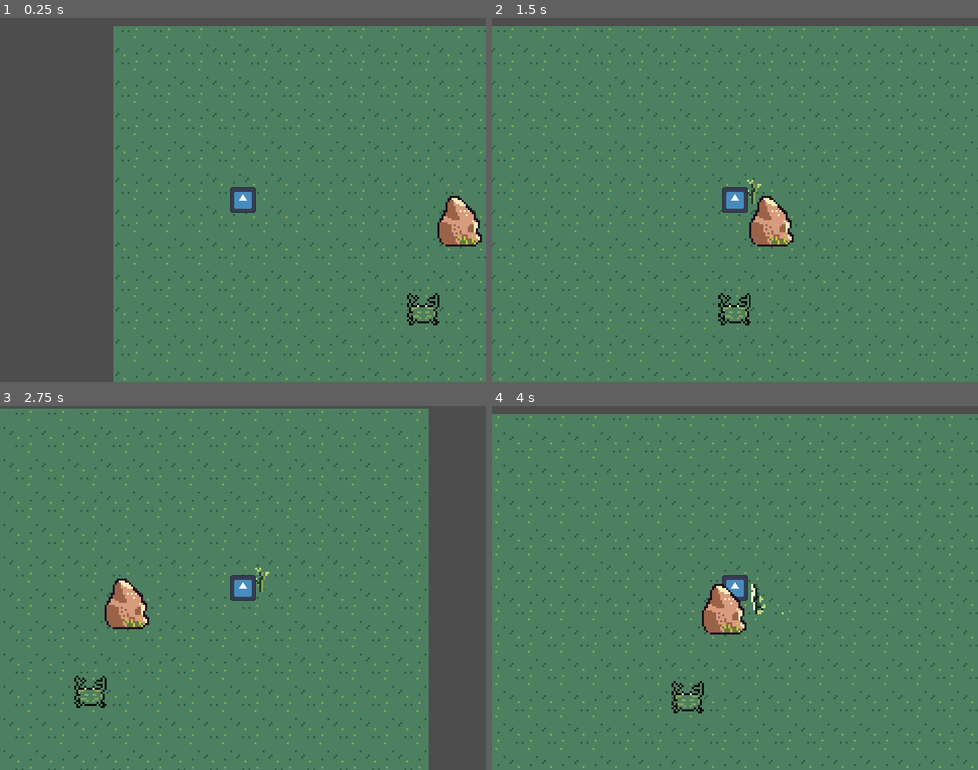
Above: before the commit, frames 1-4 (two rows, left to right).
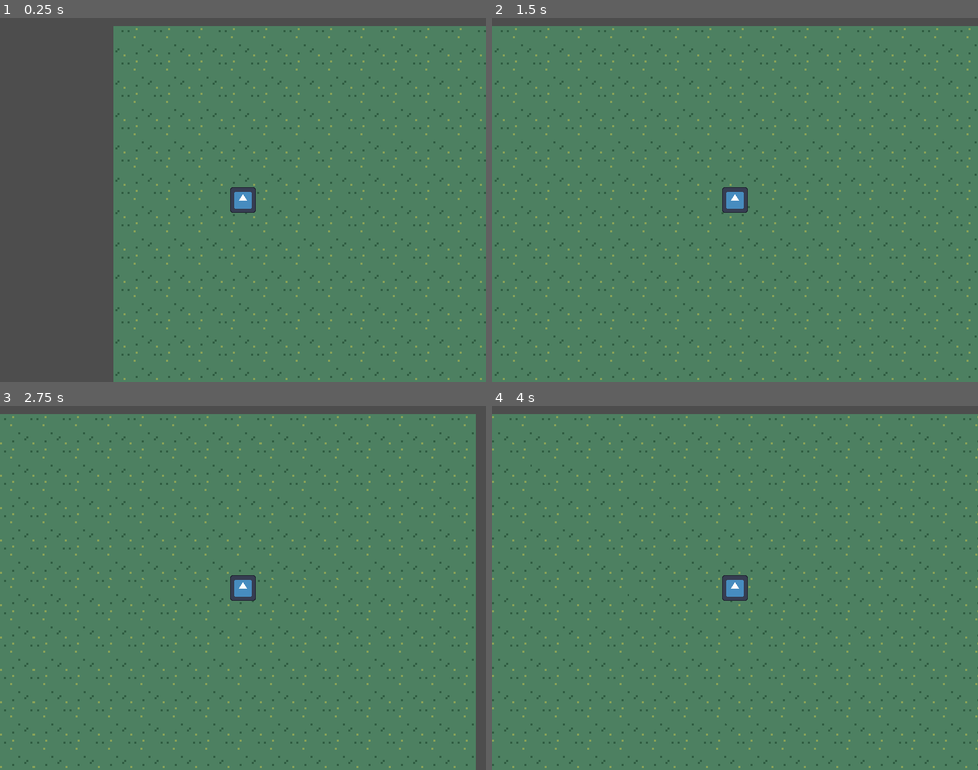
Above: after the commit, the same moments.

Repository: michaelwiest/godot-noah-game
Game: Godot game, scene res://scenes/main.tscn
Two runs of this game, one before a commit and one after it. Both use one fixed random seed, a clock stepped at 60 frames per second and the inputs below. The engine's default icon, where the game draws it, is replaced by a stand-in: a white triangle on a blue panel in a dark square.
Inputs (mouse positions are in pixels of both pictures, inside the frame that each line leads up to):
- Up to frame 1 (0.25 s): no input
- Up to frame 2 (1.5 s): tap Enter (ui_accept) at 0.5, 0.6, 0.77, 1.07 s; move the mouse to (841, 181) at 0.52 s; hold Right (ui_right) 0.53-1.25 s; click (841, 181) at 0.67 s; drag from (637, 218) to (735, 200) at 1.27 s
- Up to frame 3 (2.75 s): tap Enter (ui_accept) at 2, 2.1 s; move the mouse to (291, 507) at 2.02 s; hold Right (ui_right) from 2.03 s (still down)
- Up to frame 4 (4 s): release Right (ui_right) at 2.75 s; drag from (710, 660) to (749, 577) at 2.77 s; tap Enter (ui_accept) at 3.5, 3.6, 3.77 s; move the mouse to (880, 642) at 3.52 s; hold Left (ui_left) from 3.53 s (still down)

The runs differ from the first frame. In frame 1, 1.2% of the frame differs, in the area x 83-100%, y 48-85%; in frame 2, 8.0%; in frame 3, 18%, in the area x 0-98%, y 0-100%; in frame 4, 7.4%.
Error after the commit: Parse Error: Could not find type "WeaponData" in the current scope. (res://scripts/core/Weapon.gd:4)

Commit message:
Single weapon working. Attack array broken

Diff:
--- a/game/scenes/core/Weapon.tscn
+++ b/game/scenes/core/Weapon.tscn
@@ -1,35 +1,6 @@
-[gd_scene load_steps=5 format=3 uid="uid://coq3fu840y45p"]
+[gd_scene load_steps=2 format=3 uid="uid://coq3fu840y45p"]
 
 [ext_resource type="Script" path="res://scripts/core/Weapon.gd" id="1_hynss"]
-[ext_resource type="PackedScene" uid="uid://uieln8qom7qa" path="res://scenes/core/boxes/hitbox.tscn" id="2_wp53t"]
-
-[sub_resource type="Animation" id="Animation_sw41b"]
-resource_name = "use"
-
-[sub_resource type="AnimationLibrary" id="AnimationLibrary_m3s6k"]
-_data = {
-"use": SubResource("Animation_sw41b")
-}
 
 [node name="Weapon" type="Node2D"]
 script = ExtResource("1_hynss")
-
-[node name="HeldHitbox" parent="." instance=ExtResource("2_wp53t")]
-
-[node name="HeldSprite" type="Sprite2D" parent="."]
-
-[node name="UseAnimation" type="AnimationPlayer" parent="."]
-libraries = {
-"": SubResource("AnimationLibrary_m3s6k")
-}
-
-[node name="Marker2D" type="Marker2D" parent="."]
-
-[node name="UseHitbox" parent="Marker2D" instance=ExtResource("2_wp53t")]
-
-[node name="UseSprite" type="Sprite2D" parent="."]
-
-[connection signal="apply_damage_signal" from="HeldHitbox" to="." method="_on_held_hitbox_apply_damage_signal"]
-[connection signal="apply_knockback_signal" from="HeldHitbox" to="." method="_on_held_hitbox_apply_knockback_signal"]
-[connection signal="apply_damage_signal" from="Marker2D/UseHitbox" to="." method="_on_use_hitbox_apply_damage_signal"]
-[connection signal="apply_knockback_signal" from="Marker2D/UseHitbox" to="." method="_on_use_hitbox_apply_knockback_signal"]
--- a/game/scenes/enemies/crab/Crab.tscn
+++ b/game/scenes/enemies/crab/Crab.tscn
@@ -3,7 +3,7 @@
 [ext_resource type="PackedScene" uid="uid://drt7464ggh317" path="res://scenes/enemies/Enemy.tscn" id="1_xu68e"]
 [ext_resource type="Shader" path="res://shaders/blink_white.gdshader" id="2_db7b7"]
 [ext_resource type="Texture2D" uid="uid://dp53enc6h0tyk" path="res://assets/animals/crab.png" id="2_lj56k"]
-[ext_resource type="PackedScene" uid="uid://coq3fu840y45p" path="res://scenes/core/weapon.tscn" id="4_kj0yl"]
+[ext_resource type="PackedScene" uid="uid://coq3fu840y45p" path="res://scenes/core/Weapon.tscn" id="4_kj0yl"]
 
 [sub_resource type="ShaderMaterial" id="ShaderMaterial_o2ce5"]
 resource_local_to_scene = true
--- a/game/scenes/environment/rock.tscn
+++ b/game/scenes/environment/rock.tscn
@@ -12,6 +12,8 @@
 texture = ExtResource("1_dk76p")
 
 [node name="StaticBody2D" type="StaticBody2D" parent="."]
+collision_layer = 4
+collision_mask = 0
 
 [node name="CollisionShape2D" type="CollisionShape2D" parent="StaticBody2D"]
 position = Vector2(0, 4)
--- a/game/scenes/main.tscn
+++ b/game/scenes/main.tscn
@@ -2,10 +2,10 @@
 
 [ext_resource type="Script" path="res://scripts/World.gd" id="1_cky74"]
 [ext_resource type="PackedScene" uid="uid://yvhrt3r6aggi" path="res://scenes/player/player.tscn" id="1_jgtet"]
-[ext_resource type="Texture2D" uid="uid://xmq0add7k2mb" path="res://assets/environment/sand.png" id="2_m1ov6"]
-[ext_resource type="PackedScene" uid="uid://0q6qet3iwckw" path="res://scenes/weapons/stick/stick.tscn" id="4_0iofd"]
+[ext_resource type="Texture2D" uid="uid://dba8mndptc85g" path="res://assets/environment/sand.png" id="2_m1ov6"]
 [ext_resource type="Shader" path="res://shaders/blink_white.gdshader" id="4_s65n4"]
 [ext_resource type="Resource" uid="uid://ciencntirrh6" path="res://resources/test_inventory.tres" id="4_wssn3"]
+[ext_resource type="PackedScene" uid="uid://d00kd5enjlunj" path="res://scenes/weapons/red_weapon/red_weapon.tscn" id="6_2b6hc"]
 [ext_resource type="PackedScene" uid="uid://dl27yhnnxxnq4" path="res://scenes/enemies/crab/Crab.tscn" id="6_npkop"]
 [ext_resource type="Script" path="res://scripts/inventory/inventory_interface.gd" id="7_04jhi"]
 [ext_resource type="PackedScene" uid="uid://bu04ksinencd4" path="res://scenes/inventory/inventory.tscn" id="7_q1wkd"]
@@ -43,8 +43,7 @@
 
 [node name="Camera2D" type="Camera2D" parent="Player"]
 
-[node name="stick" parent="Player" instance=ExtResource("4_0iofd")]
-position = Vector2(9, -3)
+[node name="RedWeapon" parent="Player" instance=ExtResource("6_2b6hc")]
 
 [node name="Crab" parent="." instance=ExtResource("6_npkop")]
 
@@ -72,7 +71,5 @@
 self_modulate = Color(1, 1, 1, 0)
 layout_mode = 0
 
-[connection signal="move_player" from="Player/stick" to="Player" method="_on_stick_move_player"]
-
 [editable path="Player"]
 [editable path="Rock"]
--- a/game/scenes/player/player.tscn
+++ b/game/scenes/player/player.tscn
@@ -17,6 +17,7 @@
 y_sort_enabled = true
 collision_mask = 133
 script = ExtResource("1_wyaxs")
+inventory_data = null
 max_speed = 100.0
 friction = 50.0
 acceleration = 50.0
--- a/game/scenes/weapons/stick/stick.gd
+++ /dev/null
@@ -1,17 +0,0 @@
-extends Weapon
-
-
-# Called every frame. 'delta' is the elapsed time since the previous frame.
-func _process(delta):
-	pass
-
-
-func use():
-	UseAnimation.play("use0")
-
-
-func use1():
-	UseAnimation.play("use1")
-
-func use2():
-	UseAnimation.play("use2")
--- a/game/scenes/weapons/stick/stick.tscn
+++ /dev/null
@@ -1,181 +0,0 @@
-[gd_scene load_steps=10 format=3 uid="uid://0q6qet3iwckw"]
-
-[ext_resource type="PackedScene" uid="uid://coq3fu840y45p" path="res://scenes/core/Weapon.tscn" id="1_livky"]
-[ext_resource type="Script" path="res://scenes/weapons/stick/stick.gd" id="3_hap66"]
-[ext_resource type="Texture2D" uid="uid://ceuk1pt55atff" path="res://assets/weapons/stick/stick.png" id="3_shaov"]
-[ext_resource type="Texture2D" uid="uid://fmqxtail2e7n" path="res://assets/weapons/stick/stick_swing2-Sheet.png" id="4_rviki"]
-
-[sub_resource type="Animation" id="Animation_i0xko"]
-length = 0.001
-tracks/0/type = "value"
-tracks/0/imported = false
-tracks/0/enabled = true
-tracks/0/path = NodePath("UseSprite:frame")
-tracks/0/interp = 1
-tracks/0/loop_wrap = true
-tracks/0/keys = {
-"times": PackedFloat32Array(0),
-"transitions": PackedFloat32Array(1),
-"update": 1,
-"values": [11]
-}
-tracks/1/type = "value"
-tracks/1/imported = false
-tracks/1/enabled = true
-tracks/1/path = NodePath("Marker2D:rotation")
-tracks/1/interp = 1
-tracks/1/loop_wrap = true
-tracks/1/keys = {
-"times": PackedFloat32Array(0),
-"transitions": PackedFloat32Array(1),
-"update": 0,
-"values": [0.352556]
-}
-
-[sub_resource type="Animation" id="Animation_6ue05"]
-resource_name = "use0"
-length = 0.2
-step = 0.05
-tracks/0/type = "value"
-tracks/0/imported = false
-tracks/0/enabled = true
-tracks/0/path = NodePath("UseSprite:frame")
-tracks/0/interp = 1
-tracks/0/loop_wrap = true
-tracks/0/keys = {
-"times": PackedFloat32Array(0, 0.05, 0.1, 0.15),
-"transitions": PackedFloat32Array(1, 1, 1, 1),
-"update": 1,
-"values": [0, 1, 2, 3]
-}
-tracks/1/type = "method"
-tracks/1/imported = false
-tracks/1/enabled = true
-tracks/1/path = NodePath(".")
-tracks/1/interp = 1
-tracks/1/loop_wrap = true
-tracks/1/keys = {
-"times": PackedFloat32Array(0, 0.2),
-"transitions": PackedFloat32Array(1, 1),
-"values": [{
-"args": [],
-"method": &"use_animation_started"
-}, {
-"args": [],
-"method": &"use_animation_finished"
-}]
-}
-tracks/2/type = "value"
-tracks/2/imported = false
-tracks/2/enabled = true
-tracks/2/path = NodePath("Marker2D:rotation")
-tracks/2/interp = 1
-tracks/2/loop_wrap = true
-tracks/2/keys = {
-"times": PackedFloat32Array(0, 0.05, 0.1, 0.15),
-"transitions": PackedFloat32Array(1, 1, 1, 1),
-"update": 0,
-"values": [0.352556, 1.55334, 2.18864, 2.5412]
-}
-
-[sub_resource type="Animation" id="Animation_d5hrt"]
-resource_name = "use2"
-length = 0.5
-step = 0.05
-tracks/0/type = "value"
-tracks/0/imported = false
-tracks/0/enabled = true
-tracks/0/path = NodePath("UseSprite:frame")
-tracks/0/interp = 1
-tracks/0/loop_wrap = true
-tracks/0/keys = {
-"times": PackedFloat32Array(0, 0.1, 0.2, 0.3, 0.4),
-"transitions": PackedFloat32Array(1, 1, 1, 1, 1),
-"update": 1,
-"values": [8, 9, 10, 11, 12]
-}
-tracks/1/type = "method"
-tracks/1/imported = false
-tracks/1/enabled = true
-tracks/1/path = NodePath(".")
-tracks/1/interp = 1
-tracks/1/loop_wrap = true
-tracks/1/keys = {
-"times": PackedFloat32Array(0, 0.35),
-"transitions": PackedFloat32Array(1, 1),
-"values": [{
-"args": [],
-"method": &"use_animation_started"
-}, {
-"args": [],
-"method": &"use_animation_finished"
-}]
-}
-tracks/2/type = "value"
-tracks/2/imported = false
-tracks/2/enabled = true
-tracks/2/path = NodePath("Marker2D:rotation")
-tracks/2/interp = 1
-tracks/2/loop_wrap = true
-tracks/2/keys = {
-"times": PackedFloat32Array(0, 0.05, 0.1),
-"transitions": PackedFloat32Array(1, 1, 1),
-"update": 0,
-"values": [0.785398, 1.74533, 2.61799]
-}
-
-[sub_resource type="AnimationLibrary" id="AnimationLibrary_jldm6"]
-_data = {
-"RESET": SubResource("Animation_i0xko"),
-"use0": SubResource("Animation_6ue05"),
-"use2": SubResource("Animation_d5hrt")
-}
-
-[sub_resource type="CapsuleShape2D" id="CapsuleShape2D_he3wk"]
-radius = 4.0
-height = 16.0
-
-[node name="stick" instance=ExtResource("1_livky")]
-script = ExtResource("3_hap66")
-force = 100.0
-damage = 1.0
-player_force = 50.0
-
-[node name="HeldHitbox" parent="." index="0"]
-collision_layer = 16
-collision_mask = 0
-
-[node name="CollisionShape2D" parent="HeldHitbox" index="0"]
-position = Vector2(-1, -1.5)
-
-[node name="HeldSprite" parent="." index="1"]
-visible = false
-texture = ExtResource("3_shaov")
-
-[node name="UseAnimation" parent="." index="2"]
-libraries = {
-"": SubResource("AnimationLibrary_jldm6")
-}
-
-[node name="Marker2D" parent="." index="3"]
-position = Vector2(4.86423e-08, 2)
-rotation = 0.352556
-gizmo_extents = 194.2
-
-[node name="UseHitbox" parent="Marker2D" index="0"]
-position = Vector2(2.08165e-12, 2)
-collision_layer = 16
-collision_mask = 0
-
-[node name="CollisionShape2D" parent="Marker2D/UseHitbox" index="0"]
-position = Vector2(2, -11)
-shape = SubResource("CapsuleShape2D_he3wk")
-
-[node name="UseSprite" parent="." index="4"]
-position = Vector2(15, 1)
-texture = ExtResource("4_rviki")
-hframes = 13
-frame = 11
-
-[editable path="HeldHitbox"]
-[editable path="Marker2D/UseHitbox"]
--- a/game/scripts/World.gd
+++ b/game/scripts/World.gd
@@ -1,6 +1,6 @@
 extends Node2D
 
-@onready var stick: Weapon = $Player/stick
+@onready var red_weapon: Weapon = $Player/RedWeapon
 @onready var inventory_interface: Control = $UI/InventoryInterface
 @onready var player: Player = $Player
 
@@ -13,7 +13,7 @@
 # Hack for now before having equipment associated with the player
 func _process(delta):
 	if Input.is_action_just_pressed("ui_accept"):
-		stick.use()
+		red_weapon.use()
 
 func toggle_inventory_interface() -> void:
 	inventory_interface.visible = not inventory_interface.visible
--- a/game/scripts/core/Weapon.gd
+++ b/game/scripts/core/Weapon.gd
@@ -1,67 +1,27 @@
-extends Node
+extends Node2D
 class_name Weapon
 
-@export var force: float
-@export var damage: float
-@export var stops_movment: bool
-@export var player_force: float
-# Need something here to denote when you can equip it.
-@export var equipable_slots: int
-@onready var held_sprite: Sprite2D = $HeldSprite
-@onready var use_sprite: Sprite2D = $UseSprite
-@onready var UseAnimation: AnimationPlayer = $UseAnimation
-@onready var held_hitbox: HitBox = $HeldHitbox
-@onready var use_hitbox: HitBox = $Marker2D/UseHitbox
-var movement_stopped: bool = false
+@export var weapon_data: WeaponData
+@export var attacks: Array[Attack] = []
+@onready var active_attack_index: int = 0
 
-# Called when the node enters the scene tree for the first time.
 func _ready():
-	use_sprite.visible = false
-	use_hitbox.disable()
+	print(len(attacks))
+	assert(len(attacks) >= 0)
 
 
-# Called every frame. 'delta' is the elapsed time since the previous frame.
-func _process(delta):
-	pass
-#
-#func use():
-#	UseAnimation.play("use")
-#
+func use():
+	attacks[active_attack_index].use()
+
 
 func equip(equipment_slot):
-	# Something in here to connect the move signal to the player.
 	pass
 
-func use_animation_started():
-	if stops_movment:
-		movement_stopped = true
-	held_sprite.visible = false
-	use_sprite.visible = true
-	held_hitbox.disable()
-	use_hitbox.enable()
-	emit_signal("move_player", player_force)
+
+#
+func apply_damage(entity: Entity):
+	entity.stats.hurt_amount(weapon_data.damage)
 
 
-
-func use_animation_finished():
-	if stops_movment:
-		movement_stopped = false
-	use_sprite.visible = false
-	held_sprite.visible = true
-	held_hitbox.enable()
-	use_hitbox.disable()
-
-signal move_player(player_force)
-
-# Signals from the underlying hitboxes that denote which entity they hit.
-func _on_held_hitbox_apply_damage_signal(entity: Entity):
-	entity.stats.hurt_amount(damage)
-
-func _on_use_hitbox_apply_damage_signal(entity: Entity):
-	entity.stats.hurt_amount(damage)
-
-func _on_held_hitbox_apply_knockback_signal(entity: Entity):
-	entity.apply_knockback(self)
-
-func _on_use_hitbox_apply_knockback_signal(entity: Entity):
-	entity.apply_knockback(self)
+func apply_knockback(entity: Entity):
+	entity.apply_knockback(position, weapon_data.force)
--- a/game/scripts/core/boxes/hitbox.gd
+++ b/game/scripts/core/boxes/hitbox.gd
@@ -13,11 +13,11 @@
 
 # Kind of hacky signaling to pass a hit to the parent weapon. Because the
 # hitbox has no notion of the force or damage that it can apply.
-signal apply_damage_signal(entity: Entity)
-signal apply_knockback_signal(entity: Entity)
+signal apply_hit_signal(entity: Entity)
+#signal apply_knockback_signal(entity: Entity)
 
-func apply_damage(entity: Entity):
-	emit_signal("apply_damage_signal", entity)
-
-func apply_knockback(entity: Entity):
-	emit_signal("apply_knockback_signal", entity)
+func apply_hit(entity: Entity):
+	emit_signal("apply_hit_signal", entity)
+#
+#func apply_knockback(entity: Entity):
+#	emit_signal("apply_knockback_signal", entity)
--- a/game/scripts/core/entity.gd
+++ b/game/scripts/core/entity.gd
@@ -26,21 +26,16 @@
 
 
 func _on_hurtbox_area_entered(area: HitBox):
-	area.apply_damage(self)
-	area.apply_knockback(self)
+	area.apply_hit(self)
 	effect_player.play("hit")
 
-
-#	velocity += compute_knockback(area)
-
-
-func compute_knockback(weapon: Weapon):
-	var knockback_direction: Vector2 = weapon.global_position.direction_to(global_position)
-	var knockback_force: Vector2 = knockback_direction * weapon.force / mass
+func compute_knockback(weapon_position: Vector2, force: float):
+	var knockback_direction: Vector2 = global_position.direction_to(weapon_position)
+	var knockback_force: Vector2 = knockback_direction * force / mass
 	return knockback_force
 
-func apply_knockback(weapon: Weapon):
-	velocity += compute_knockback(weapon)
+func apply_knockback(weapon_position: Vector2, force: float):
+	velocity += compute_knockback(weapon_position, force)
 
 
 func _physics_process(delta):
--- a/game/scripts/player/player.gd
+++ b/game/scripts/player/player.gd
@@ -41,12 +41,6 @@
 	# Open inventory menu if action pressed
 	inventory_input()
 
-# In theory this would be a more generic signal that gets attached on
-# equip.
-func _on_stick_move_player(player_force):
-	weapon_force = player_force
-	weapon_timer.start()
-
 
 func _on_weapon_force_timer_timeout():
 	weapon_force = 0
Not shown: 1 places in game/scenes/environment/rock.tscn that only renumber resources
